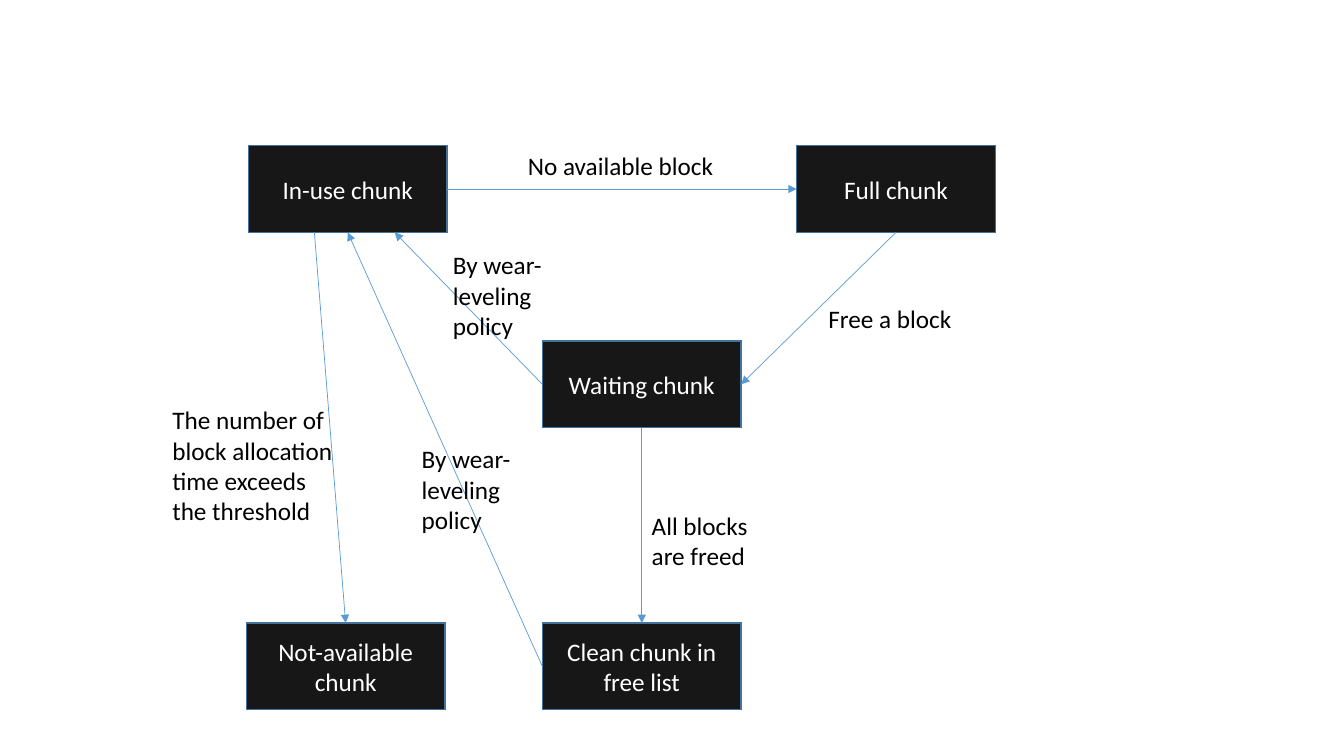
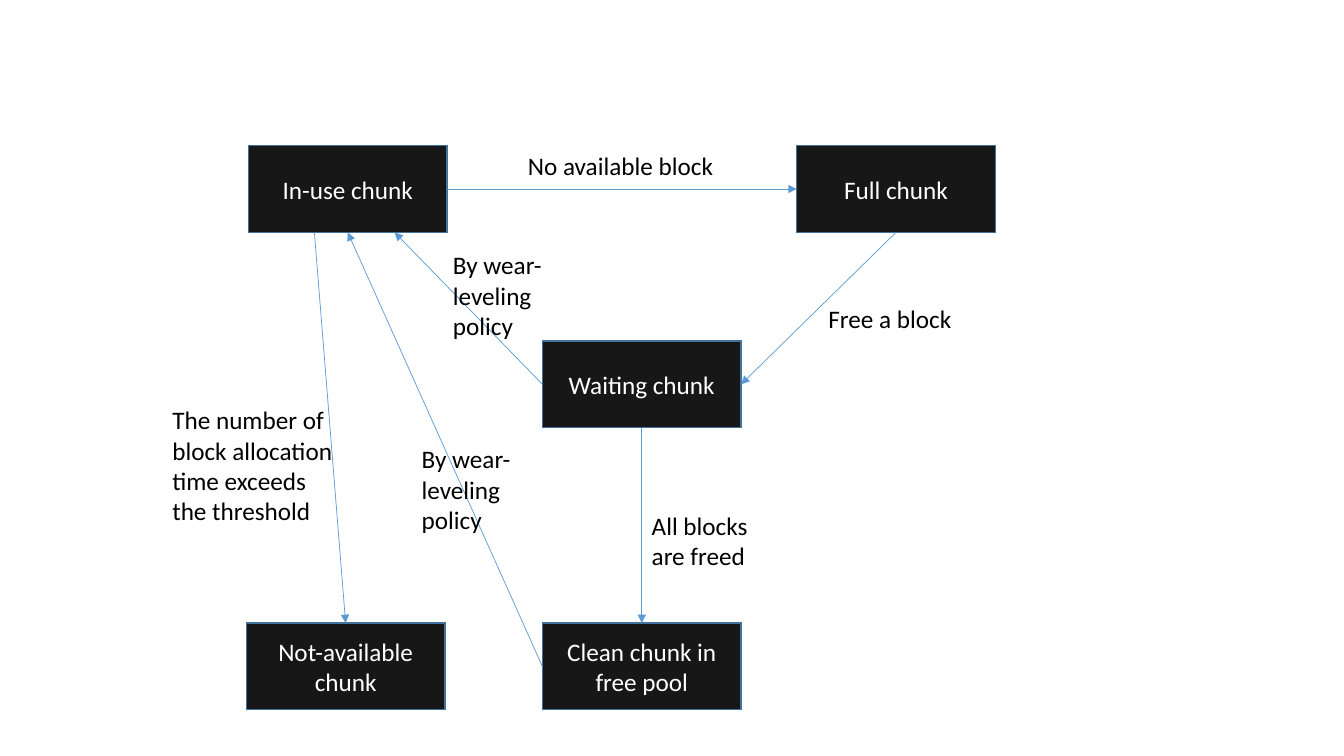
Before and after one commit to zyearn/TCNVMalloc, a slide deck: slide 4 of paper/pic.pptx. Drawn at 1344x756 pixels with LibreOffice and Linux fonts; fonts in the diff are those of the drawing. Boxes give left, top, right and bottom in pixels: in the first picture for what was removed or moved away, otherwise in the second. Text is boxed around its words. In the diff, an @@ line names an element or a change of style, - is before the commit and + after.

```diff
--- a/paper/pic.pptx
+++ b/paper/pic.pptx
@@ text in rectangle at bbox=[567, 643, 716, 695]: text changed @@
-Clean chunk in free list
+Clean chunk in free pool
```
Also in this commit, not shown: 2 other files.
